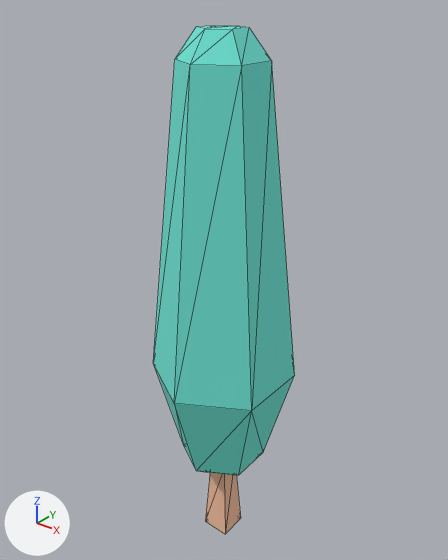
One commit to the glTF model frontend/public/models/poplartree_1.glb: the scene before it, then after it.
Rendered twice from a camera (50 mm lens) standing at (4.99, -6.21, 8.52) and looking at (-0.15, 0.21, 4.53). The lights are fixed; the arrows at lower left show +X, +Y and +Z. The picture after the commit comes second. Mesh edges are drawn as thin lines.

The first picture shows 'tree_tall'.
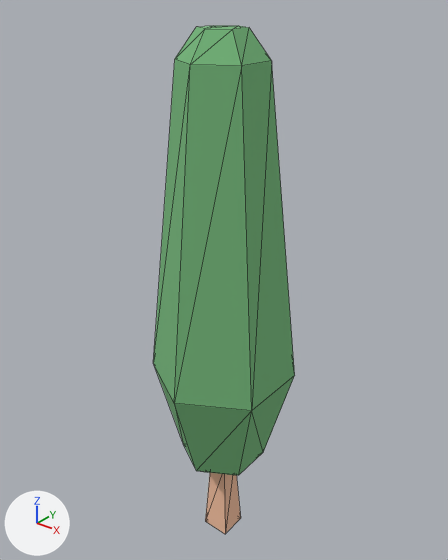
Commit message: fix: бирюзовая листва (Kenney) и серая кора (TwistedTree) на сцене

The change, as a diff of the scene's bpy script:
```diff
--- a/frontend/public/models/poplartree_1.glb.py
+++ b/frontend/public/models/poplartree_1.glb.py
@@ mat_leafsgreen @@
 mat_leafsgreen = principled_material('leafsGreen')
-mat_leafsgreen.base_color = (0.161, 0.788, 0.671)  # cyan #70e6d6
+mat_leafsgreen.base_color = (0.18, 0.48, 0.2)  # green #76b87c
 mat_leafsgreen.roughness = 1.0
```

Location of each change, [x1, y1, x2, y2] in pixels of the pictures (448 x 560 px):
'tree_tall', recoloured (cyan to green)
    both: [153, 26, 295, 478]
